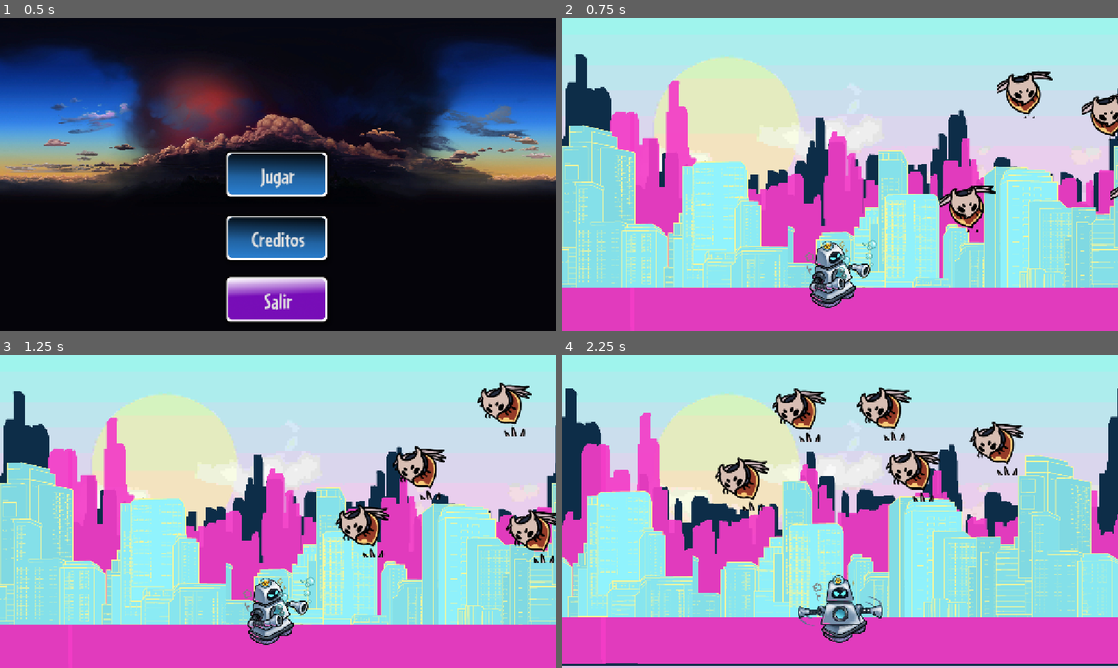
Above: before the commit, frames 1-4 (two rows, left to right).
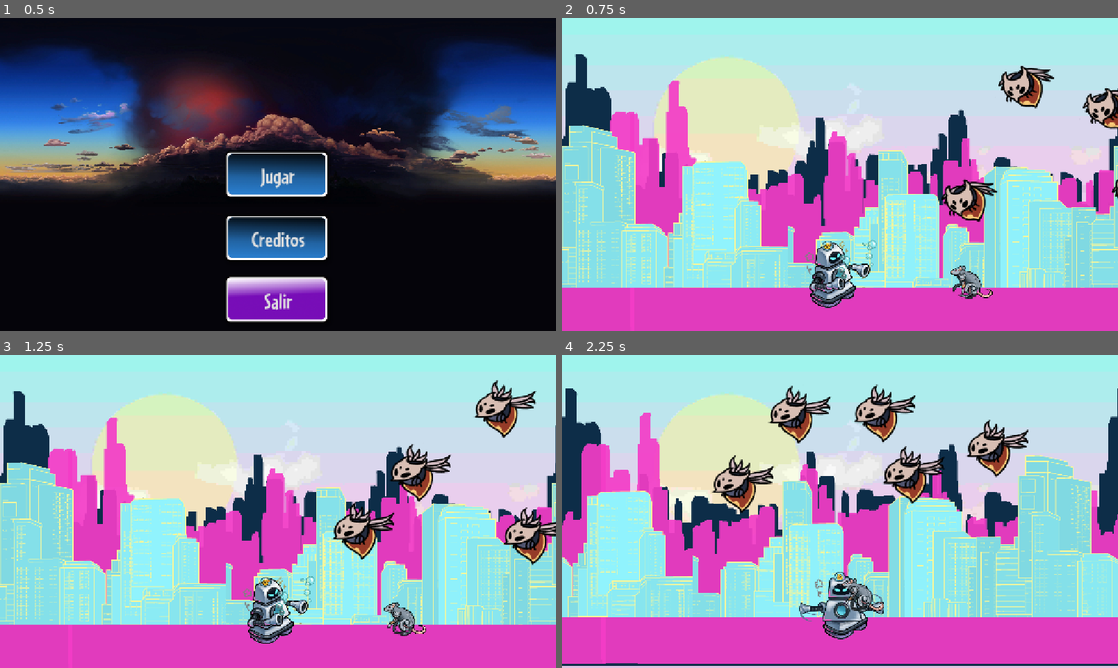
Above: after the commit, the same moments.

Repository: asdrome/bubbletron
Game: Godot game, scene res://Escenas/main.tscn
Same seed, same stepped clock (60 frames per second), same inputs: the game is played once before the commit and once after it.
Inputs (mouse positions are in pixels of both pictures, inside the frame that each line leads up to):
- Up to frame 1 (0.5 s): no input
- Up to frame 2 (0.75 s): click "Jugar" at 0.5 s
- Up to frame 3 (1.25 s): no input
- Up to frame 4 (2.25 s): move the mouse to (962, 495) at 1.27 s; press the mouse at (962, 495) at 1.28 s; hold D (right) 1.28-2.03 s; move the mouse to (728, 527) at 2.02 s; release the mouse at (728, 527) at 2.03 s; hold S (down) from 2.03 s (still down); tap Shift (spin) at 2.1 s

Frame 1 is identical in both runs. In frame 2, 2.7% of the frame differs, in the area x 68-100%, y 15-90%; in frame 3, 5.4%; in frame 4, 6.9%, in the area x 26-84%, y 9-92%.
Error before the commit: Parse Error: Function "translate()" not found in base self. (res://Escenas/Personajes/rata.gd:15)

Commit message:
Placeholders para enemigos
Se actualizo el sprite de burbuja
Se añadieron Assets

Diff:
--- a/Escenas/Escenarios/Dia.tscn
+++ b/Escenas/Escenarios/Dia.tscn
@@ -6,8 +6,8 @@
 [ext_resource type="PackedScene" uid="uid://blkskmetukdso" path="res://Escenas/Personajes/mosca.tscn" id="3_4u4cl"]
 [ext_resource type="Texture2D" uid="uid://dyrfoh3xuwkuj" path="res://Assets/Escenarios/Dia/Fondo_001.png" id="3_8ph5s"]
 [ext_resource type="Texture2D" uid="uid://bs7yj13rd2r86" path="res://Assets/Escenarios/Dia/Fondo_002.png" id="4_5m4pt"]
-[ext_resource type="Script" uid="uid://bs8do7jrekymd" path="res://Escenas/Personajes/rata.gd" id="4_ewmbd"]
 [ext_resource type="Texture2D" uid="uid://c8et7ihqc7ad0" path="res://Assets/Escenarios/Dia/Fondo_003.png" id="5_obb1r"]
+[ext_resource type="PackedScene" uid="uid://1n23g0d8jcth" path="res://Escenas/Personajes/rata.tscn" id="8_ewmbd"]
 
 [node name="Dia" type="Node2D"]
 script = ExtResource("1_4rv1k")
@@ -29,10 +29,6 @@
 
 [node name="Mosca5" parent="." instance=ExtResource("3_4u4cl")]
 position = Vector2(1032, 217)
-
-[node name="rata" type="Area2D" parent="."]
-position = Vector2(120, 592)
-script = ExtResource("4_ewmbd")
 
 [node name="ParallaxBackground" type="ParallaxBackground" parent="."]
 
@@ -75,4 +71,7 @@
 
 [node name="Sprite2D" type="Sprite2D" parent="ParallaxBackground/raton"]
 
+[node name="Rata" parent="." instance=ExtResource("8_ewmbd")]
+position = Vector2(424, 608)
+
 [connection signal="has_died" from="BubbleBot" to="." method="_on_bubble_bot_has_died"]
--- a/Escenas/Personajes/BubbleBot.tscn
+++ b/Escenas/Personajes/BubbleBot.tscn
@@ -16,39 +16,39 @@
 "times": PackedFloat32Array(0, 0.25, 0.5, 0.75),
 "transitions": PackedFloat32Array(1, 1, 1, 1),
 "update": 1,
-"values": [24, 25, 26, 27]
+"values": [30, 31, 32, 33]
 }
 
 [sub_resource type="Animation" id="Animation_jv5a1"]
 resource_name = "Hit"
-step = 0.25
+step = 0.333333
 tracks/0/type = "value"
 tracks/0/imported = false
 tracks/0/enabled = true
 tracks/0/path = NodePath("Sprite2D:frame")
-tracks/0/interp = 1
+tracks/0/interp = 2
 tracks/0/loop_wrap = true
 tracks/0/keys = {
-"times": PackedFloat32Array(0, 0.25, 0.75),
+"times": PackedFloat32Array(0, 0.333333, 0.666),
 "transitions": PackedFloat32Array(1, 1, 1),
 "update": 1,
-"values": [0, 25, 0]
+"values": [0, 34, 0]
 }
 
 [sub_resource type="Animation" id="Animation_02v2i"]
 resource_name = "Idle"
-length = 1.2
+step = 0.125
 tracks/0/type = "value"
 tracks/0/imported = false
 tracks/0/enabled = true
 tracks/0/path = NodePath("Sprite2D:frame")
-tracks/0/interp = 1
+tracks/0/interp = 2
 tracks/0/loop_wrap = true
 tracks/0/keys = {
-"times": PackedFloat32Array(0, 0.133333, 0.266667, 0.4, 0.533333, 0.666667, 0.8, 0.933333),
+"times": PackedFloat32Array(0, 0.125, 0.25, 0.375, 0.5, 0.625, 0.75, 0.875),
 "transitions": PackedFloat32Array(1, 1, 1, 1, 1, 1, 1, 1),
 "update": 1,
-"values": [0, 1, 2, 3, 0, 1, 2, 3]
+"values": [0, 1, 2, 3, 6, 7, 8, 9]
 }
 
 [sub_resource type="Animation" id="Animation_dj4u3"]
@@ -80,7 +80,7 @@
 "times": PackedFloat32Array(0, 0.125, 0.25, 0.375),
 "transitions": PackedFloat32Array(1, 1, 1, 1),
 "update": 1,
-"values": [6, 7, 8, 9]
+"values": [12, 13, 14, 15]
 }
 
 [sub_resource type="Animation" id="Animation_7mu8u"]
@@ -97,7 +97,7 @@
 "times": PackedFloat32Array(0, 0.1, 0.2, 0.3, 0.4, 0.5, 0.6, 0.7, 0.8, 0.9),
 "transitions": PackedFloat32Array(1, 1, 1, 1, 1, 1, 1, 1, 1, 1),
 "update": 1,
-"values": [12, 13, 14, 15, 16, 17, 15, 16, 17, 18]
+"values": [18, 19, 20, 21, 22, 23, 21, 22, 23, 24]
 }
 
 [sub_resource type="AnimationLibrary" id="AnimationLibrary_bau71"]
--- a/Escenas/Personajes/disparo_burbuja.gd
+++ b/Escenas/Personajes/disparo_burbuja.gd
@@ -1,6 +1,6 @@
 extends Area2D
 
-@export var speed = 1000
+@export var speed = 1500
 @export var movement_vector : Vector2 = Vector2.RIGHT
 
 func _physics_process(delta: float) -> void:
--- a/Escenas/Personajes/disparo_burbuja.tscn
+++ b/Escenas/Personajes/disparo_burbuja.tscn
@@ -1,7 +1,7 @@
 [gd_scene load_steps=4 format=3 uid="uid://cqb0qxjxngyx6"]
 
-[ext_resource type="Texture2D" uid="uid://b7shng1ny16q" path="res://Assets/Personajes/Burbuja.png" id="1_p4n00"]
 [ext_resource type="Script" uid="uid://dne5egkfbvql5" path="res://Escenas/Personajes/disparo_burbuja.gd" id="1_s5f7f"]
+[ext_resource type="Texture2D" uid="uid://bgi4h30m0p5u3" path="res://Assets/Personajes/OtraBurbuja.png" id="2_0hegq"]
 
 [sub_resource type="CircleShape2D" id="CircleShape2D_p4n00"]
 radius = 24.0
@@ -14,8 +14,8 @@
 
 [node name="Sprite2D" type="Sprite2D" parent="."]
 texture_filter = 1
-scale = Vector2(0.75, 0.75)
-texture = ExtResource("1_p4n00")
+scale = Vector2(0.4, 0.4)
+texture = ExtResource("2_0hegq")
 
 [node name="Timer" type="Timer" parent="."]
 process_callback = 0
--- a/Escenas/Personajes/mosca.tscn
+++ b/Escenas/Personajes/mosca.tscn
@@ -1,25 +1,27 @@
 [gd_scene load_steps=7 format=3 uid="uid://blkskmetukdso"]
 
-[ext_resource type="Script" uid="uid://cqfri8kjf2a4o" path="res://Escenas/Personajes/mosca.gd" id="1_nkqhe"]
-[ext_resource type="Texture2D" uid="uid://ctx1xoabe0jcm" path="res://Assets/Personajes/Primal Aspid - atlas0 #0330044.png" id="2_hdag3"]
+[ext_resource type="Script" path="res://Escenas/Personajes/mosca.gd" id="1_nkqhe"]
+[ext_resource type="Texture2D" uid="uid://ctx1xoabe0jcm" path="res://Assets/Personajes/Mosca.png" id="2_hdag3"]
 
 [sub_resource type="CircleShape2D" id="CircleShape2D_8kveb"]
 radius = 40.7922
 
 [sub_resource type="Animation" id="Animation_jcg11"]
 resource_name = "Attack"
-length = 0.8
+length = 1.00003
+loop_mode = 1
+step = 0.25
 tracks/0/type = "value"
 tracks/0/imported = false
 tracks/0/enabled = true
 tracks/0/path = NodePath("Sprite2D:frame")
-tracks/0/interp = 1
+tracks/0/interp = 2
 tracks/0/loop_wrap = true
 tracks/0/keys = {
-"times": PackedFloat32Array(0, 0.166667, 0.333333, 0.5),
+"times": PackedFloat32Array(0, 0.25, 0.5, 0.75),
 "transitions": PackedFloat32Array(1, 1, 1, 1),
 "update": 1,
-"values": [0, 2, 12, 0]
+"values": [0, 15, 12, 0]
 }
 
 [sub_resource type="Animation" id="Animation_fv6do"]
@@ -48,7 +50,6 @@
 metadata/_edit_group_ = true
 
 [node name="Sprite2D" type="Sprite2D" parent="."]
-texture_filter = 1
 texture = ExtResource("2_hdag3")
 hframes = 4
 vframes = 4
--- a/Escenas/Personajes/rata.gd
+++ b/Escenas/Personajes/rata.gd
@@ -1,5 +1,5 @@
-extends Node
-@export var speed = 200
+extends Area2D
+@export var speed = 20
 @export var movement_vector : Vector2 = Vector2.LEFT
 
 @onready var sprite : Sprite2D
@@ -9,15 +9,10 @@
 
 func _ready() -> void:
 	sprite = $Sprite2D
-	animation_player.play("Attack")
+	animation_player.play("Walk")
 
 func _process(delta: float) -> void:
 	translate(movement_vector * speed * delta)
-	position.y += sin(position.x * delta) * 4
-
-func _on_animation_player_animation_finished(_anim_name: StringName) -> void:
-	animation_player.play("Attack")
-
 
 func _on_area_entered(area: Area2D) -> void:
 	if area.is_in_group("burbuja"):
@@ -25,3 +20,11 @@
 		explosion.global_position = global_position
 		add_sibling(explosion)
 		queue_free()
+
+
+func _on_animation_player_animation_finished(anim_name: StringName) -> void:
+	if anim_name == "Death":
+		queue_free()
+	else:
+		animation_player.play("Walk")
+	animation_player.play("Idle")
--- a/Escenas/Personajes/rata.tscn
+++ b/Escenas/Personajes/rata.tscn
@@ -1,26 +1,12 @@
-[gd_scene load_steps=6 format=3 uid="uid://cyd0b8phlfnt8"]
+[gd_scene load_steps=8 format=3 uid="uid://1n23g0d8jcth"]
 
-[ext_resource type="Texture2D" uid="uid://bvp3cs5x0hqqc" path="res://Assets/Personajes/Ratas.png" id="1_xga6c"]
+[ext_resource type="Script" uid="uid://bs8do7jrekymd" path="res://Escenas/Personajes/rata.gd" id="1_7j181"]
+[ext_resource type="Texture2D" uid="uid://p1b0jpufk30p" path="res://Assets/Personajes/Rata.png" id="1_xga6c"]
 
-[sub_resource type="CircleShape2D" id="CircleShape2D_7j181"]
+[sub_resource type="RectangleShape2D" id="RectangleShape2D_7j181"]
+size = Vector2(64, 64)
 
 [sub_resource type="Animation" id="Animation_ryorl"]
-resource_name = "rata"
-length = 2.5
-tracks/0/type = "value"
-tracks/0/imported = false
-tracks/0/enabled = true
-tracks/0/path = NodePath(".:frame")
-tracks/0/interp = 1
-tracks/0/loop_wrap = true
-tracks/0/keys = {
-"times": PackedFloat32Array(0, 0.0333333, 0.0666667, 0.1, 0.133333, 0.233333, 0.333333, 0.466667, 0.6, 0.766667, 0.9, 1, 1.1, 1.2, 1.3, 1.4, 1.5, 1.6, 1.7, 1.8, 1.9, 2.03333),
-"transitions": PackedFloat32Array(1, 1, 1, 1, 1, 1, 1, 1, 1, 1, 1, 1, 1, 1, 1, 1, 1, 1, 1, 1, 1, 1),
-"update": 1,
-"values": [0, 1, 2, 3, 4, 5, 6, 7, 8, 9, 10, 11, 12, 13, 14, 15, 16, 17, 18, 19, 20, 21]
-}
-
-[sub_resource type="Animation" id="Animation_qpnyk"]
 length = 0.001
 tracks/0/type = "value"
 tracks/0/imported = false
@@ -35,26 +21,67 @@
 "values": [0]
 }
 
+[sub_resource type="Animation" id="Animation_7j181"]
+resource_name = "Walk"
+length = 1.00002
+loop_mode = 1
+step = 0.166667
+tracks/0/type = "value"
+tracks/0/imported = false
+tracks/0/enabled = true
+tracks/0/path = NodePath(".:frame")
+tracks/0/interp = 2
+tracks/0/loop_wrap = true
+tracks/0/keys = {
+"times": PackedFloat32Array(0, 0.166667, 0.333333, 0.5, 0.666667, 0.833333),
+"transitions": PackedFloat32Array(1, 1, 1, 1, 1, 1),
+"update": 0,
+"values": [0, 1, 2, 3, 4, 5]
+}
+
+[sub_resource type="Animation" id="Animation_qpnyk"]
+resource_name = "Attack"
+loop_mode = 1
+step = 0.5
+tracks/0/type = "value"
+tracks/0/imported = false
+tracks/0/enabled = true
+tracks/0/path = NodePath(".:frame")
+tracks/0/interp = 2
+tracks/0/loop_wrap = true
+tracks/0/keys = {
+"times": PackedFloat32Array(0, 0.5),
+"transitions": PackedFloat32Array(1, 1),
+"update": 1,
+"values": [6, 8]
+}
+
 [sub_resource type="AnimationLibrary" id="AnimationLibrary_bqt75"]
 _data = {
-&"RESET": SubResource("Animation_qpnyk"),
-&"rata": SubResource("Animation_ryorl")
+&"Attack": SubResource("Animation_qpnyk"),
+&"RESET": SubResource("Animation_ryorl"),
+&"Walk": SubResource("Animation_7j181")
 }
 
-[node name="Rata" type="CharacterBody2D"]
-position = Vector2(3, -1)
+[node name="Rata" type="Area2D"]
+script = ExtResource("1_7j181")
 
 [node name="Sprite2D" type="Sprite2D" parent="."]
+texture_filter = 1
 texture = ExtResource("1_xga6c")
-hframes = 11
+hframes = 6
 vframes = 6
+region_rect = Rect2(1, 10, 599, 80)
 
 [node name="CollisionShape2D" type="CollisionShape2D" parent="."]
-position = Vector2(0, 15)
-shape = SubResource("CircleShape2D_7j181")
+position = Vector2(0, -8)
+shape = SubResource("RectangleShape2D_7j181")
 
 [node name="AnimationPlayer" type="AnimationPlayer" parent="."]
 root_node = NodePath("../Sprite2D")
 libraries = {
 &"": SubResource("AnimationLibrary_bqt75")
 }
+autoplay = "Walk"
+
+[connection signal="animation_finished" from="AnimationPlayer" to="." method="_on_animation_player_animation_finished"]
Binary file added: Assets/Escenarios/tileset.png
Not shown, changed: Assets/Escenarios/tileset.png.import
Binary file added: Assets/Personajes/Mosca.png
Not shown, added: Assets/Personajes/Mosca.png.import
Binary file added: Assets/Personajes/OtraBurbuja.png
Not shown, added: Assets/Personajes/OtraBurbuja.png.import
Binary file removed: Assets/Personajes/Primal Aspid - atlas0 #0330044.png
Binary file added: Assets/Personajes/Rata.png
Not shown, added: Assets/Personajes/Rata.png.import
Binary file changed: Assets/Personajes/Robot.png
